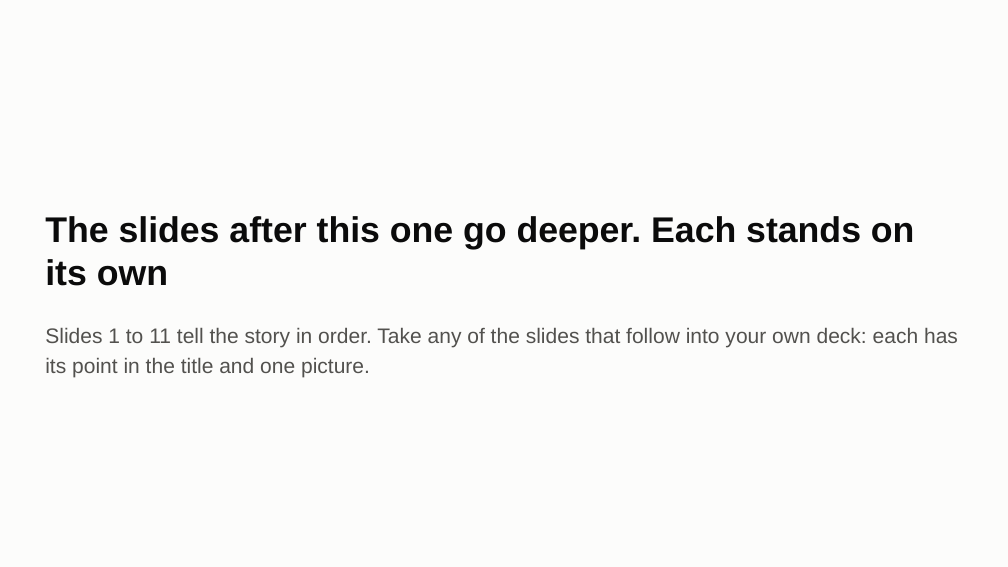
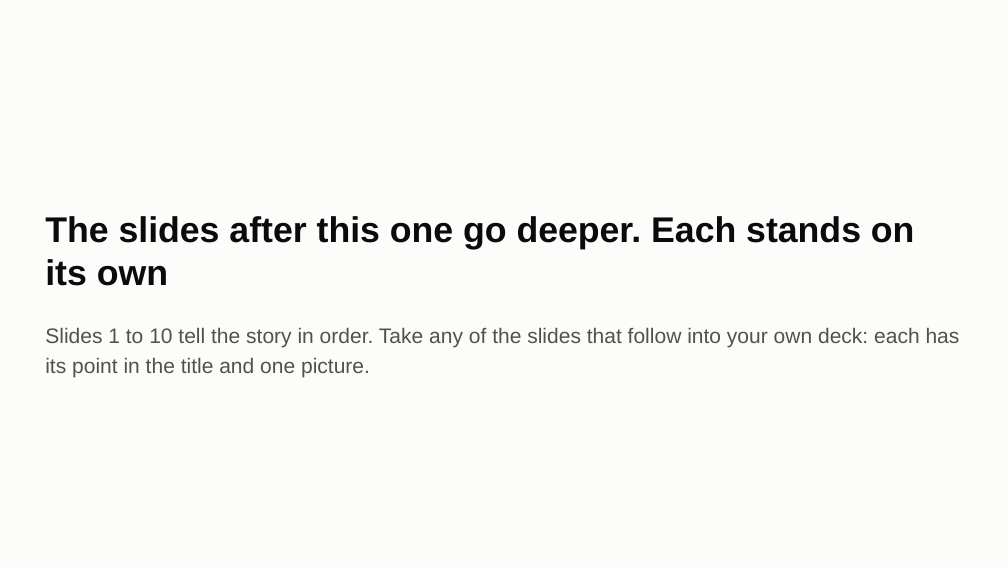
Before and after one commit to ChenSiyun1234/FieldVision, a slide deck: slide 11 of handoff/presentation/FieldVision_model_story.pptx (slide 12 before the commit). Drawn at 1008x567 pixels with LibreOffice and Linux fonts; fonts in the diff are those of the drawing. Boxes give left, top, right and bottom in pixels: in the first picture for what was removed or moved away, otherwise in the second. Text is boxed around its words. In the diff, an @@ line names an element or a change of style, - is before the commit and + after.

```diff
--- a/handoff/presentation/FieldVision_model_story.pptx
+++ b/handoff/presentation/FieldVision_model_story.pptx
@@ text at <box>45,327,960,378</box>: text changed @@
-Slides 1 to 11 tell the story in order. Take any of the slides that follow into your own deck: each has its point in the title and one picture.
+Slides 1 to 10 tell the story in order. Take any of the slides that follow into your own deck: each has its point in the title and one picture.
```
Also in this commit, not shown: 4 other slides changed, 1 other file.
